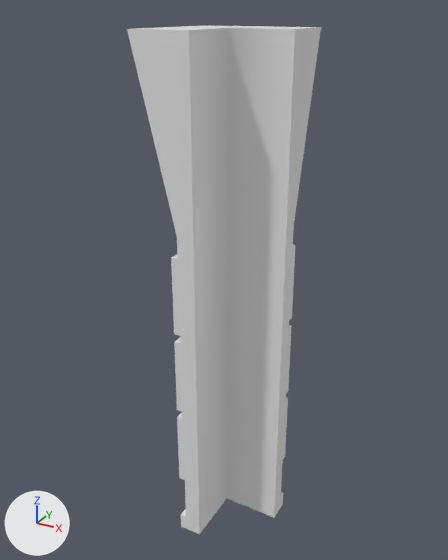
Before and after pictures for a commit that changed the FBX model Main/Cyber/Cyber/CyberContent/Assets/3D/Interior/Interior_Wall_Convex.FBX.
The view is the same before and after, from a 50 mm lens placed at (1.72, -3.05, 3.09), pointed at (0.1, -0.11, 1.62). The lights are fixed; the arrows at lower left show +X, +Y and +Z. Where no turn or scale is listed for an object, it has been applied to the vertices.
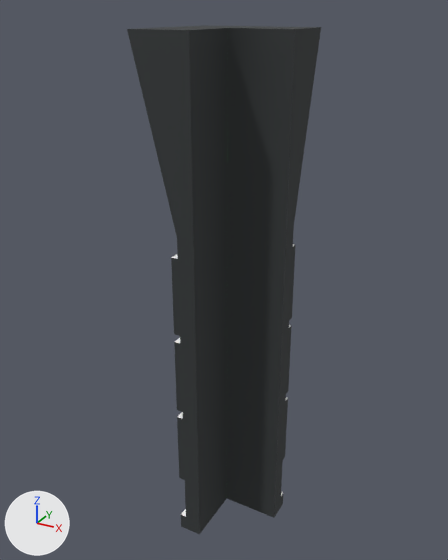
Patch to the scene script:
```diff
--- a/Main/Cyber/Cyber/CyberContent/Assets/3D/Interior/Interior_Wall_Convex.FBX.py
+++ b/Main/Cyber/Cyber/CyberContent/Assets/3D/Interior/Interior_Wall_Convex.FBX.py
@@ img_texscianawypukkab_jpg @@
+img_texscianawypukkab_jpg = load_image('TexScianaWypukkaB.jpg', '_unpacked/TexScianaWypukkaB.jpg', 1024, 1024, 'sRGB')
@@ mat_01___default @@
+mat_01___default = principled_material('01 - Default')
+mat_01___default.texture = img_texscianawypukkab_jpg
+mat_01___default.roughness = 0.859
@@ me_mesh @@
 me_mesh.from_pydata(...)  # 84 vertices, 82 faces; spans x -0.2..0.5, y -0.5..0.21, z 0.0..3.0
+me_mesh.materials.append(mat_01___default)  # picture img_texscianawypukkab_jpg
```

Changed parts and their boxes [x1, y1, x2, y2] in the pictures (448 x 560 px):
'Box004', recoloured (grey to black)
    both: [127, 25, 321, 534]
